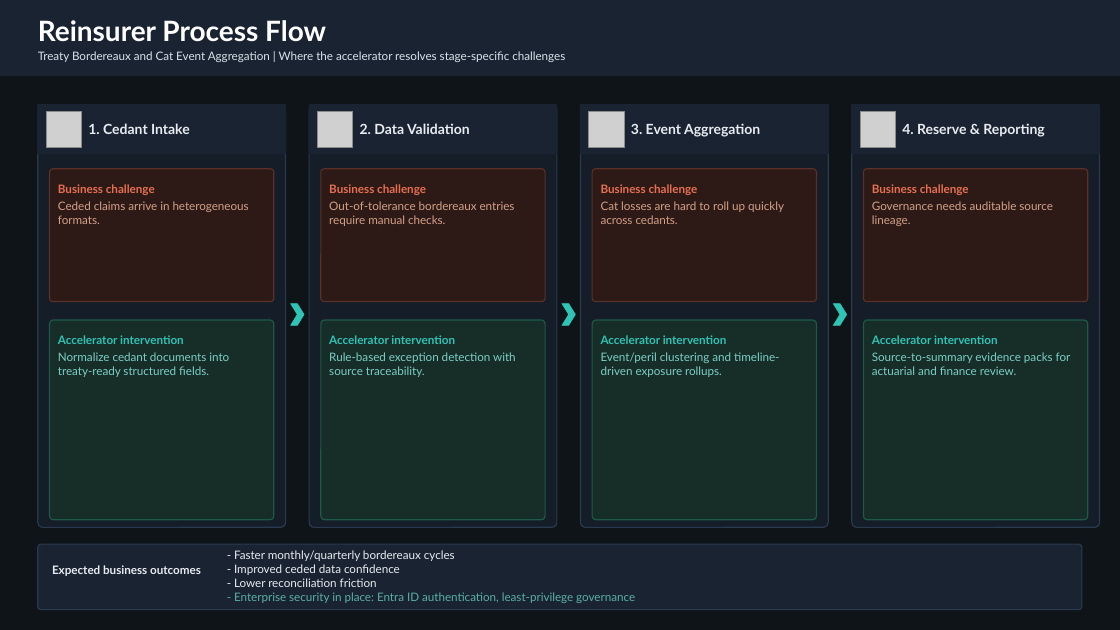
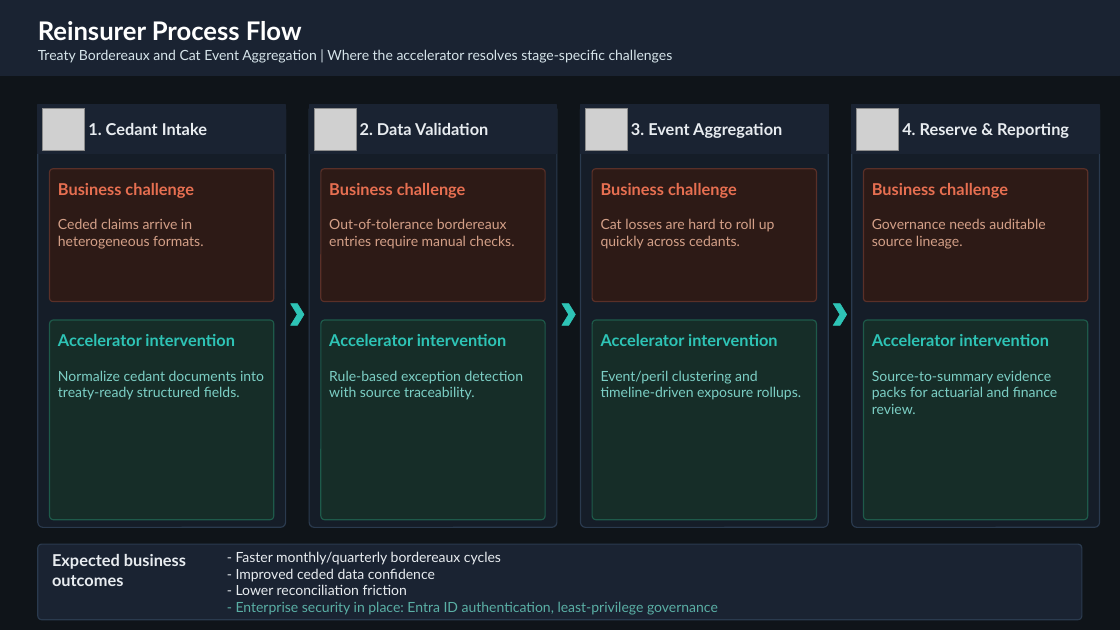
Before and after one commit to tirtho/extract-insight-action, a slide deck: slide 9 of Extract-Insight-Action-Carrier-Process-Playbook.pptx. Drawn at 1120x630 pixels with LibreOffice and Linux fonts; fonts in the diff are those of the drawing; grey boxes stand for pictures. Boxes give left, top, right and bottom in pixels: in the first picture for what was removed or moved away, otherwise in the second. Text is boxed around its words. In the diff, an @@ line names an element or a change of style, - is before the commit and + after.

```diff
--- a/Extract-Insight-Action-Carrier-Process-Playbook.pptx
+++ b/Extract-Insight-Action-Carrier-Process-Playbook.pptx
@@ text "Reinsurer Process Flow" at [38,21,302,41]: size 24 to 22 pt @@
@@ picture: place and size @@
-picture at [46,112,82,147]
+picture at [43,108,85,150]
@@ picture: place and size @@
-picture at [318,112,353,147]
+picture at [314,108,356,150]
@@ picture: place and size @@
-picture at [589,112,624,147]
+picture at [586,108,628,150]
@@ picture: place and size @@
-picture at [860,112,896,147]
+picture at [857,108,899,150]
@@ size 12 to 14 pt in 4 elements at [88,123,207,135], [360,123,488,135], [631,123,782,138], [902,123,1069,138] @@
@@ rounded rectangle: place and size @@
-rounded rectangle at [38,544,1082,610]
+rounded rectangle at [38,544,1082,620]
@@ size 10 to 14 pt in 9 elements at [58,183,194,198], [58,334,235,346], [329,183,466,198], [329,334,507,346], [601,183,737,198], [601,334,778,346], [872,183,1008,198], [872,334,1049,346], [52,554,186,586] @@
@@ size 10 to 12 pt in 10 elements at [38,49,673,63], [58,218,203,249], [58,370,264,400], [329,218,515,249], [329,370,524,400], [601,218,775,249], [601,370,801,400], [872,218,1045,249], [872,370,1058,414], [236,551,718,615] @@
```
Also in this commit, not shown: 4 other slides changed.
